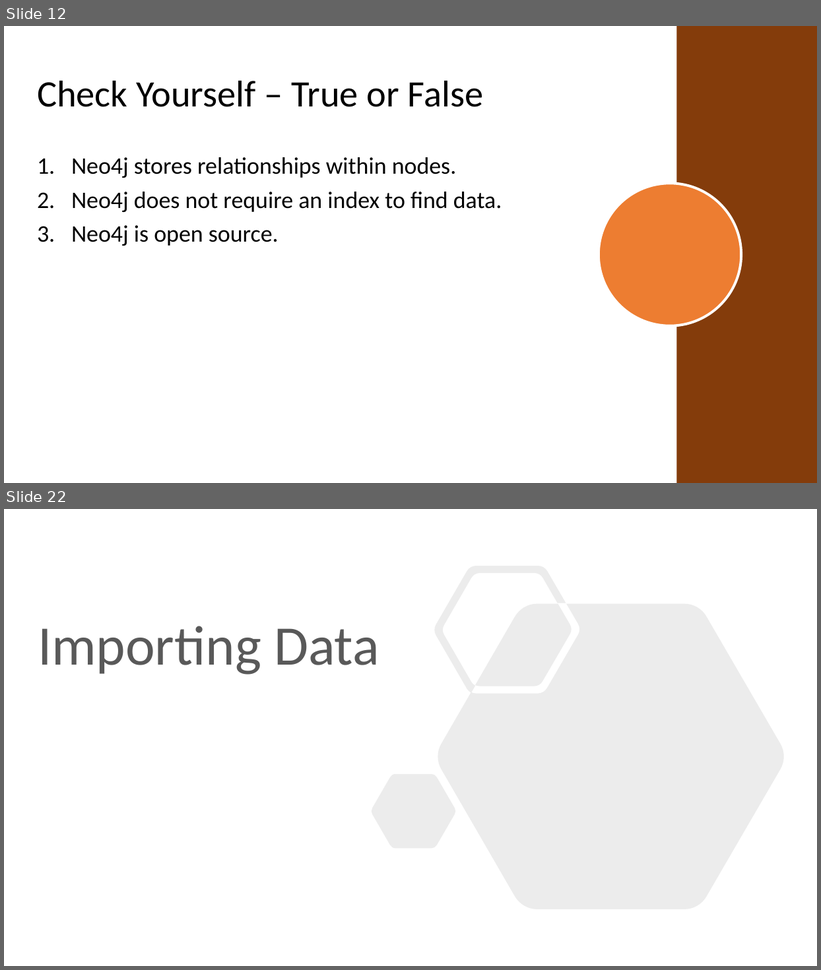
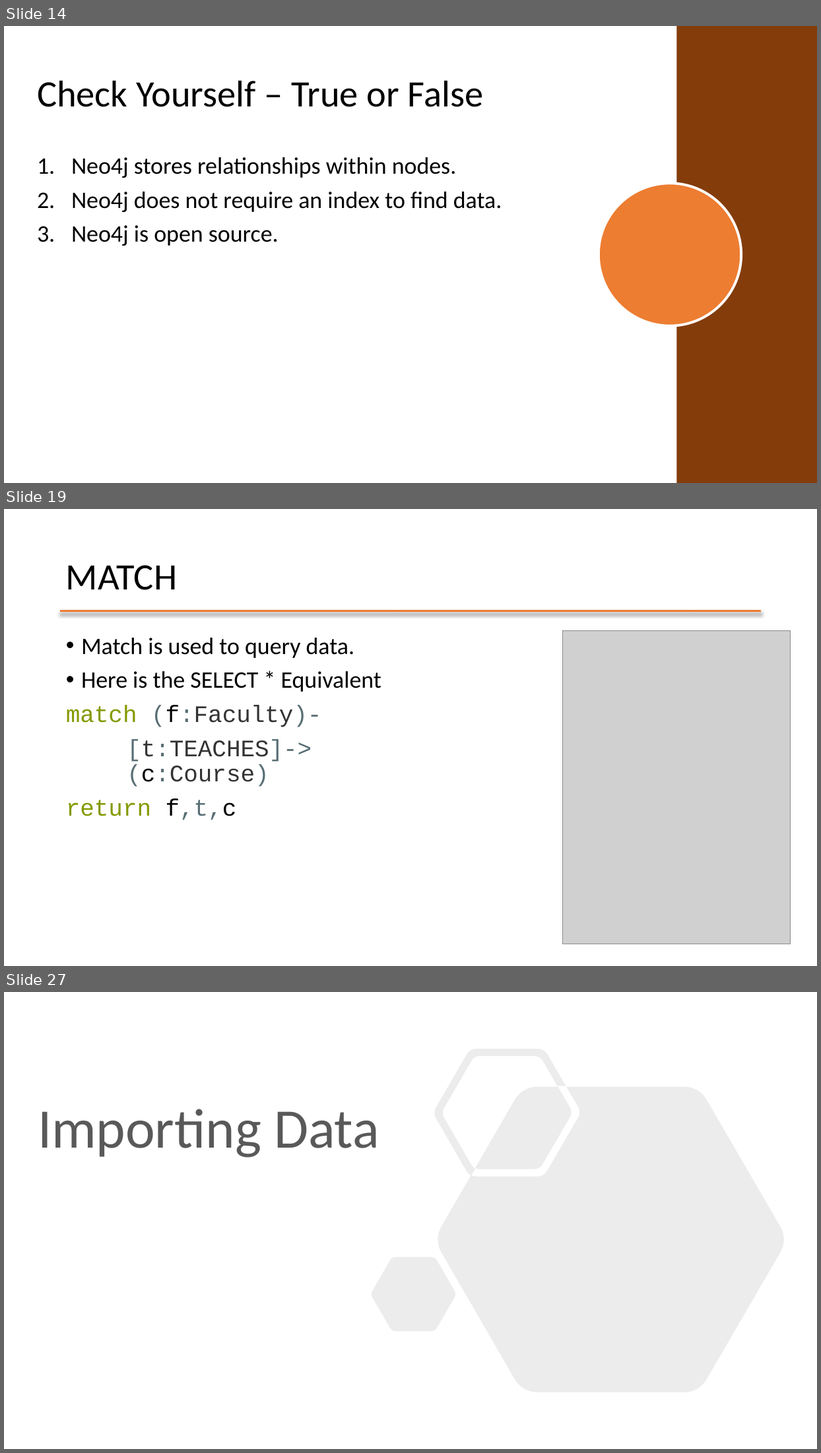
Before and after one commit to mafudge/ist769-old, a slide deck: content/I-Graph/I-Graph.pptx. Shown one above the other, each under a label of ours: slides 12 and 22 before the commit, slides 14, 19 and 27 after it; the slides between them are not shown. The pictures are 821x970 and 821x1453 pixels, drawn with LibreOffice and Linux fonts; fonts in the diff are those of the drawing; grey boxes stand for pictures; background and template pictures are left out. Boxes give left, top, right and bottom in pixels: in the first picture for what was removed or moved away, otherwise in the second. Text is boxed around its words. In the diff, an @@ line names an element or a change of style, - is before the commit and + after.

```diff
--- a/content/I-Graph/I-Graph.pptx
+++ b/content/I-Graph/I-Graph.pptx
@@ slide 19 added at [4, 509, 817, 966], background #FFFFFF @@
@@ title added at [66, 565, 177, 590], 44 pt, text #000000 @@
+MATCH
@@ line added from (60, 611) to (762, 611), #ED7D31 2.25 pt @@
@@ text added at [66, 638, 382, 821], 28 pt, text #000000 @@
+• Match is used to query data.
+• Here is the SELECT * Equivalent
+match (f:Faculty)-
+[t:TEACHES]->
+(c:Course)
+return f,t,c
@@ picture added at [563, 631, 790, 945] @@
@@ what was slide 12 is now slide 14 @@
@@ what was slide 22 is now slide 27 @@
```
Also in this commit, not shown: 8 slides changed, 18 other slides added, 9 slides removed, 4 other files.
